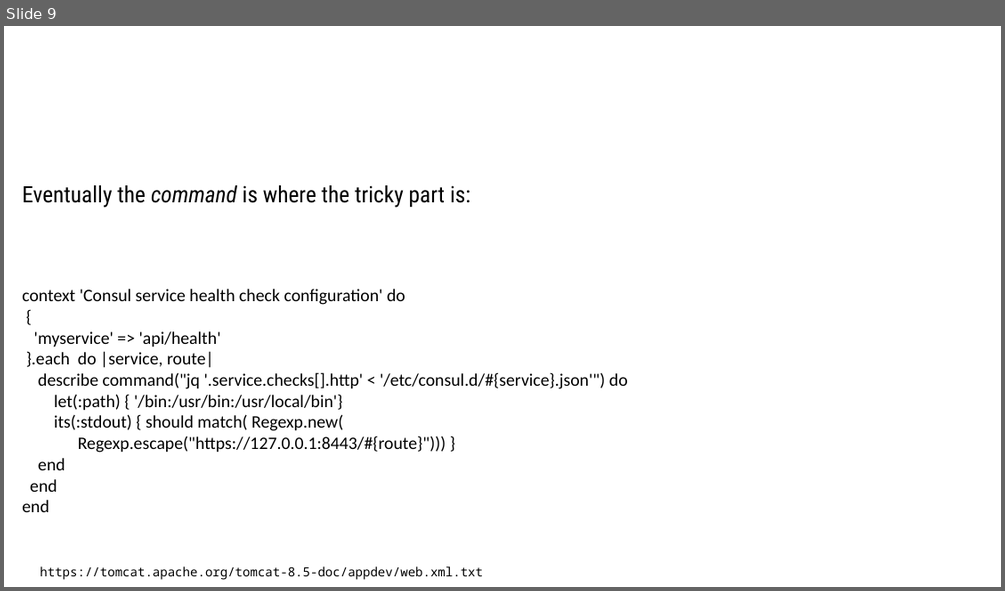
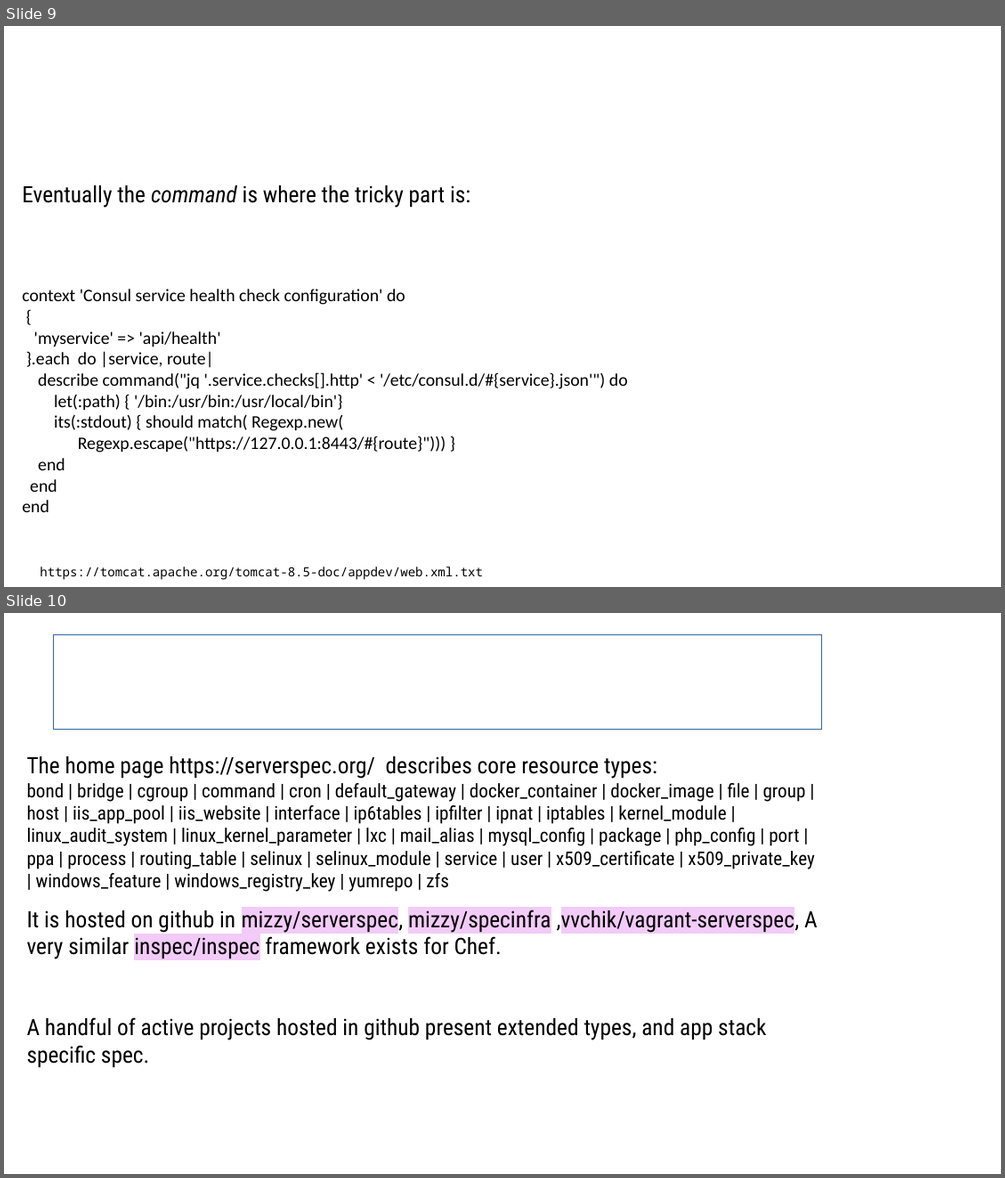
Before and after one commit to sergueik/uru_serverspec, a slide deck: Serverspec Integration in Cloud Provision.odp. Shown one above the other, each under a label of ours: slide 9 before the commit, slides 9 and 10 after it. The pictures are 1005x591 and 1005x1178 pixels, drawn with LibreOffice and Linux fonts; fonts in the diff are those of the drawing; background and template pictures are left out. Boxes give left, top, right and bottom in pixels: in the first picture for what was removed or moved away, otherwise in the second. Text is boxed around its words. In the diff, an @@ line names an element or a change of style, - is before the commit and + after.

```diff
--- a/Serverspec Integration in Cloud Provision.odp
+++ b/Serverspec Integration in Cloud Provision.odp
@@ slide 10 added at bbox=[4, 613, 1001, 1174], background #FFFFFF @@
@@ title added at bbox=[54, 635, 822, 730], outline #3465A4 0 pt, 31.1 pt, text #FFFFFF, bold @@
+Serverspec resources
@@ text added at bbox=[27, 756, 817, 1067], 15 pt, text #000000 @@
+The home page https://serverspec.org/ describes core resource types:
+bond | bridge | cgroup | command | cron | default_gateway | docker_container | docker_image | file | group | host | iis_app_pool | iis_website | interface | ip6tables | ipfilter | ipnat | iptables | kernel_module | linux_audit_system | linux_kernel_parameter | lxc | mail_alias | mysql_config | package | php_config | port | ppa | process | routing_table | selinux | selinux_module | service | user | x509_certificate | x509_private_key | windows_feature | windows_registry_key | yumrepo | zfs
+It is hosted on github in mizzy/serverspec, mizzy/specinfra ,vvchik/vagrant-serverspec, A very similar inspec/inspec framework exists for Chef.
+A handful of active projects hosted in github present extended types, and app stack specific spec.
```
Also in this commit, not shown: 2 other slides added, 1 other file.
